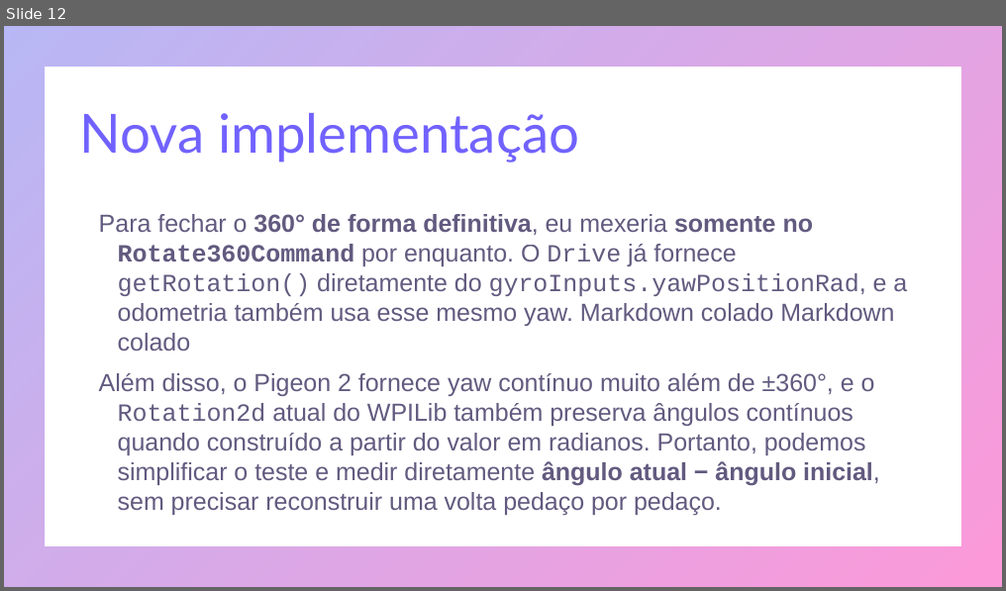
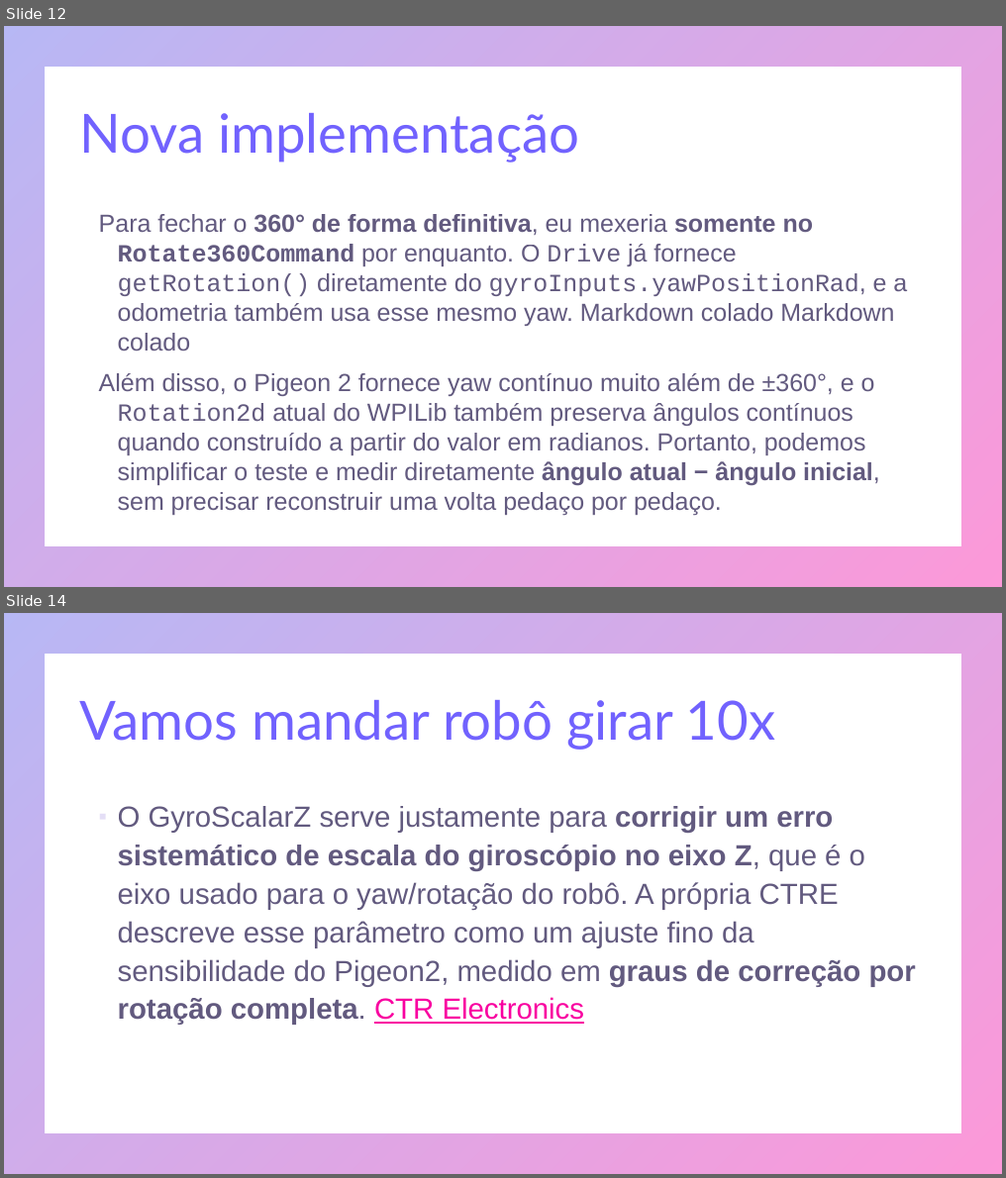
Before and after one commit to fabio-sudo/Tutorial_WPLIB, a slide deck: 4 - Calibração/Aula 7.pptx. Shown one above the other, each under a label of ours: slide 12 before the commit, slides 12 and 14 after it; the slides between them are not shown. The pictures are 1006x591 and 1006x1178 pixels, drawn with LibreOffice and Linux fonts; fonts in the diff are those of the drawing. Boxes give left, top, right and bottom in pixels: in the first picture for what was removed or moved away, otherwise in the second. Text is boxed around its words. In the diff, an @@ line names an element or a change of style, - is before the commit and + after.

```diff
--- a/4 - Calibração/Aula 7.pptx
+++ b/4 - Calibração/Aula 7.pptx
@@ slide 14 added at (4, 613, 1002, 1174), background #FFFFFF; not listed: 1 template element that a slide beside it also shows @@
@@ title added at (80, 700, 775, 750), 52 pt, text gradient #7162FE to #F900A0 @@
+Vamos mandar robô girar 10x
@@ text added at (118, 806, 916, 1025), 28 pt, text #201449 at 70% opacity @@
+▪ O GyroScalarZ serve justamente para corrigir um erro sistemático de escala do giroscópio no eixo Z, que é o eixo usado para o yaw/rotação do robô. A própria CTRE descreve esse parâmetro como um ajuste fino da sensibilidade do Pigeon2, medido em graus de correção por rotação completa. CTR Electronics
```
Also in this commit, not shown: 5 other slides added, 31 other files.
